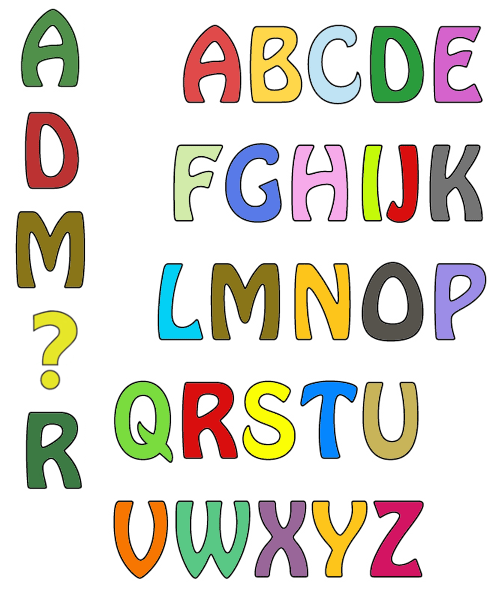
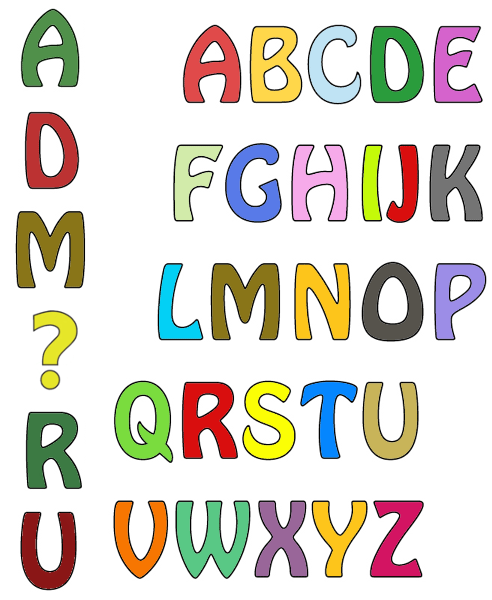
Comparing the layer stacks of the two 492px x 600px images. Changes:
added layer "Livello incollato" above "R" over [20, 511, 77, 591]
